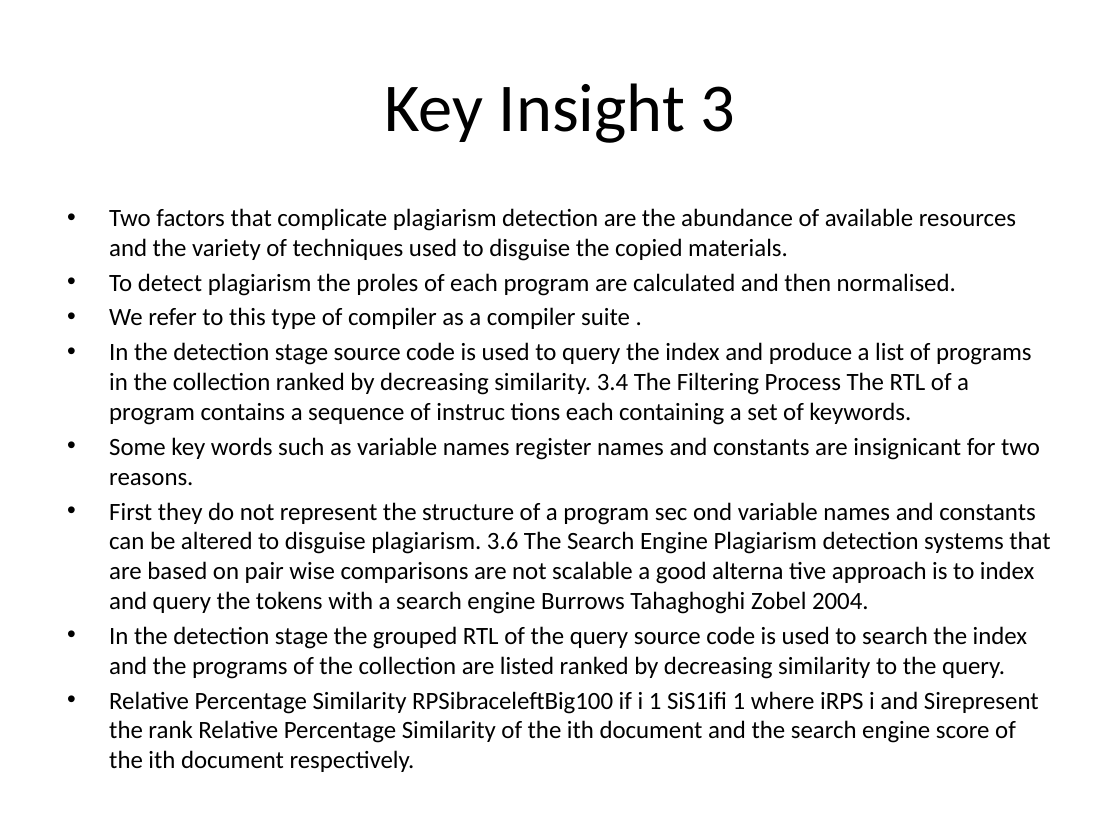
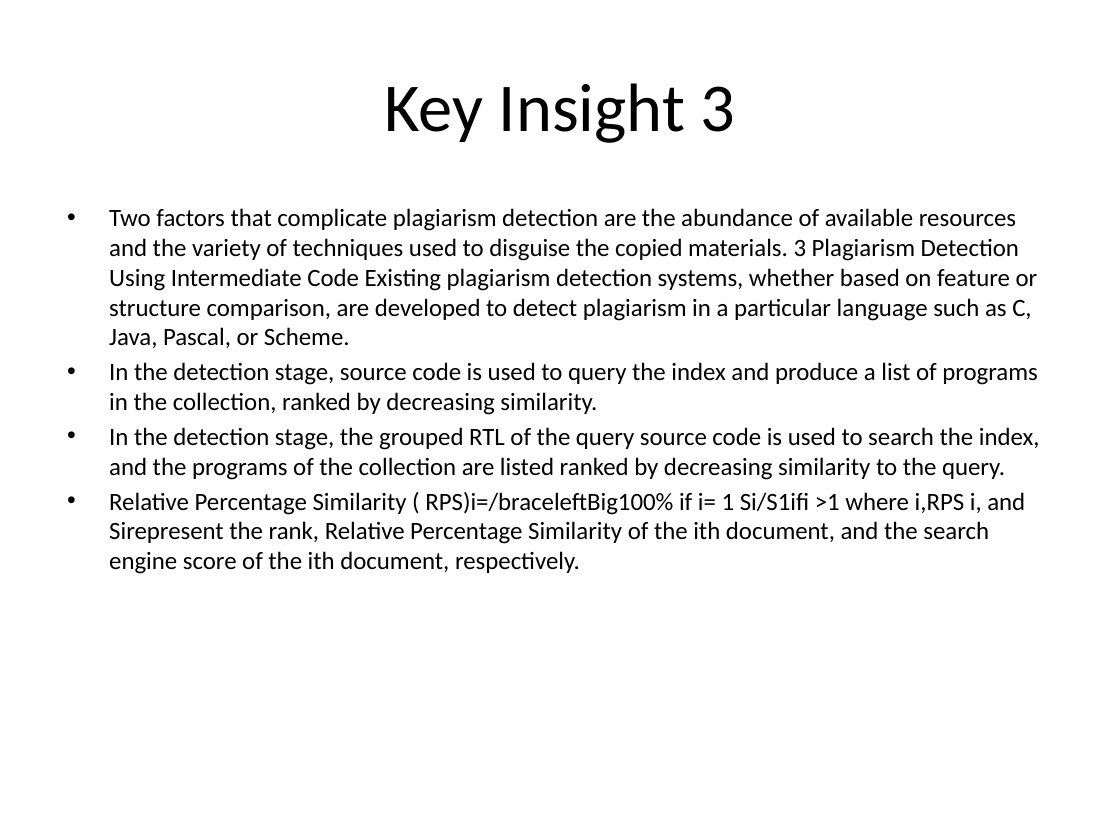
Before and after one commit to RowenTey/lazy-docs, a slide deck: slide 4 of model/output/research.ppt (slide 3 before the commit). Drawn at 1120x840 pixels with LibreOffice and Linux fonts; fonts in the diff are those of the drawing. Boxes give left, top, right and bottom in pixels: in the first picture for what was removed or moved away, otherwise in the second. Text is boxed around its words. In the diff, an @@ line names an element or a change of style, - is before the commit and + after.

```diff
--- a/model/output/research.ppt
+++ b/model/output/research.ppt
@@ text at [109, 208, 1040, 574]: text changed @@
-• Two factors that complicate plagiarism detection are the abundance of available resources and the variety of techniques used to disguise the copied materials.
-• To detect plagiarism the proles of each program are calculated and then normalised.
-• We refer to this type of compiler as a compiler suite .
-• In the detection stage source code is used to query the index and produce a list of programs in the collection ranked by decreasing similarity. 3.4 The Filtering Process The RTL of a program contains a sequence of instruc tions each containing a set of keywords.
-• Some key words such as variable names register names and constants are insignicant for two reasons.
-• First they do not represent the structure of a program sec ond variable names and constants can be altered to disguise plagiarism. 3.6 The Search Engine Plagiarism detection systems that are based on pair wise comparisons are not scalable a good alterna tive approach is to index and query the tokens with a search engine Burrows Tahaghoghi Zobel 2004.
-• In the detection stage the grouped RTL of the query source code is used to search the index and the programs of the collection are listed ranked by decreasing similarity to the query.
-• Relative Percentage Similarity RPSibraceleftBig100 if i 1 SiS1ifi 1 where iRPS i and Sirepresent the rank Relative Percentage Similarity of the ith document and the search engine score of the ith document respectively.
+• Two factors that complicate plagiarism detection are the abundance of available resources and the variety of techniques used to disguise the copied materials. 3 Plagiarism Detection Using Intermediate Code Existing plagiarism detection systems, whether based on feature or structure comparison, are developed to detect plagiarism in a particular language such as C, Java, Pascal, or Scheme.
+• In the detection stage, source code is used to query the index and produce a list of programs in the collection, ranked by decreasing similarity.
+• In the detection stage, the grouped RTL of the query source code is used to search the index, and the programs of the collection are listed ranked by decreasing similarity to the query.
+• Relative Percentage Similarity ( RPS)i=/braceleftBig100% if i= 1 Si/S1ifi >1 where i,RPS i, and Sirepresent the rank, Relative Percentage Similarity of the ith document, and the search engine score of the ith document, respectively.
```
Also in this commit, not shown: 4 other slides changed, 1 slide added, 8 other files.
